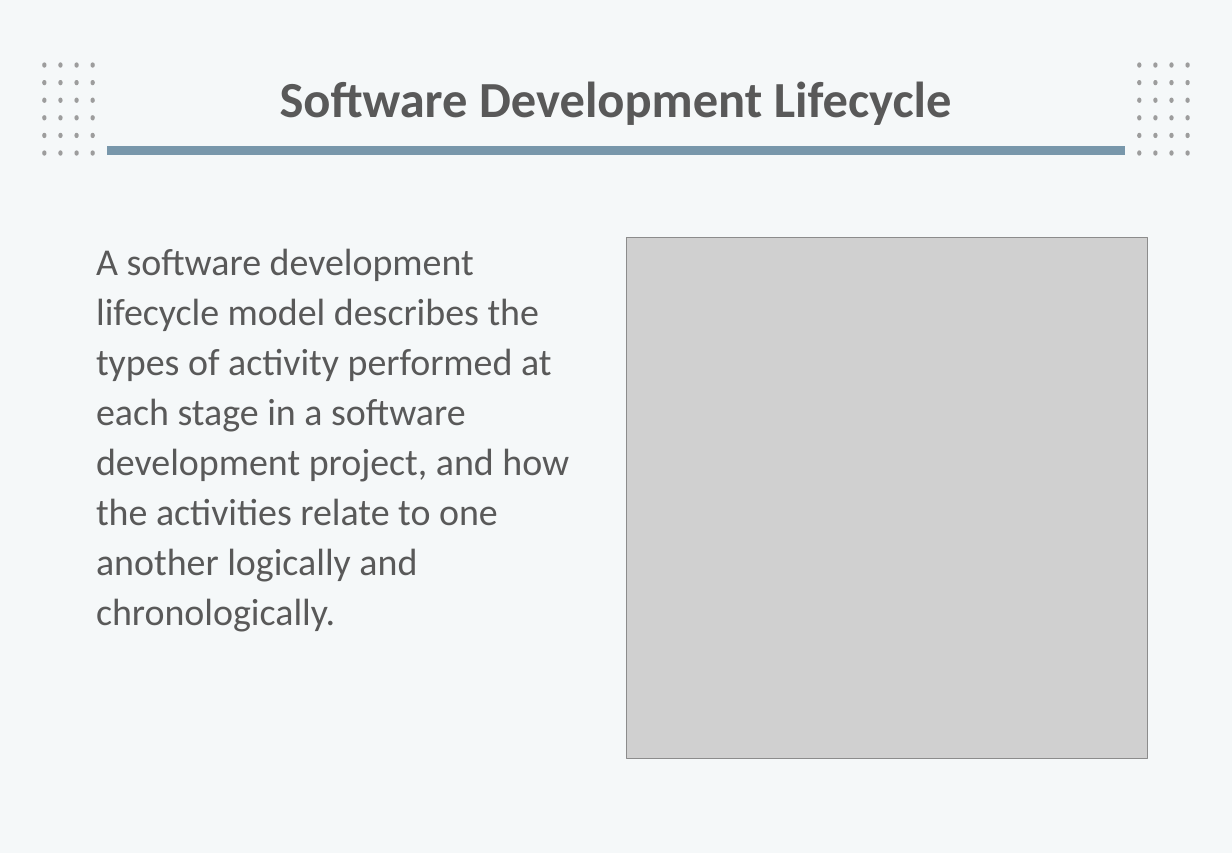
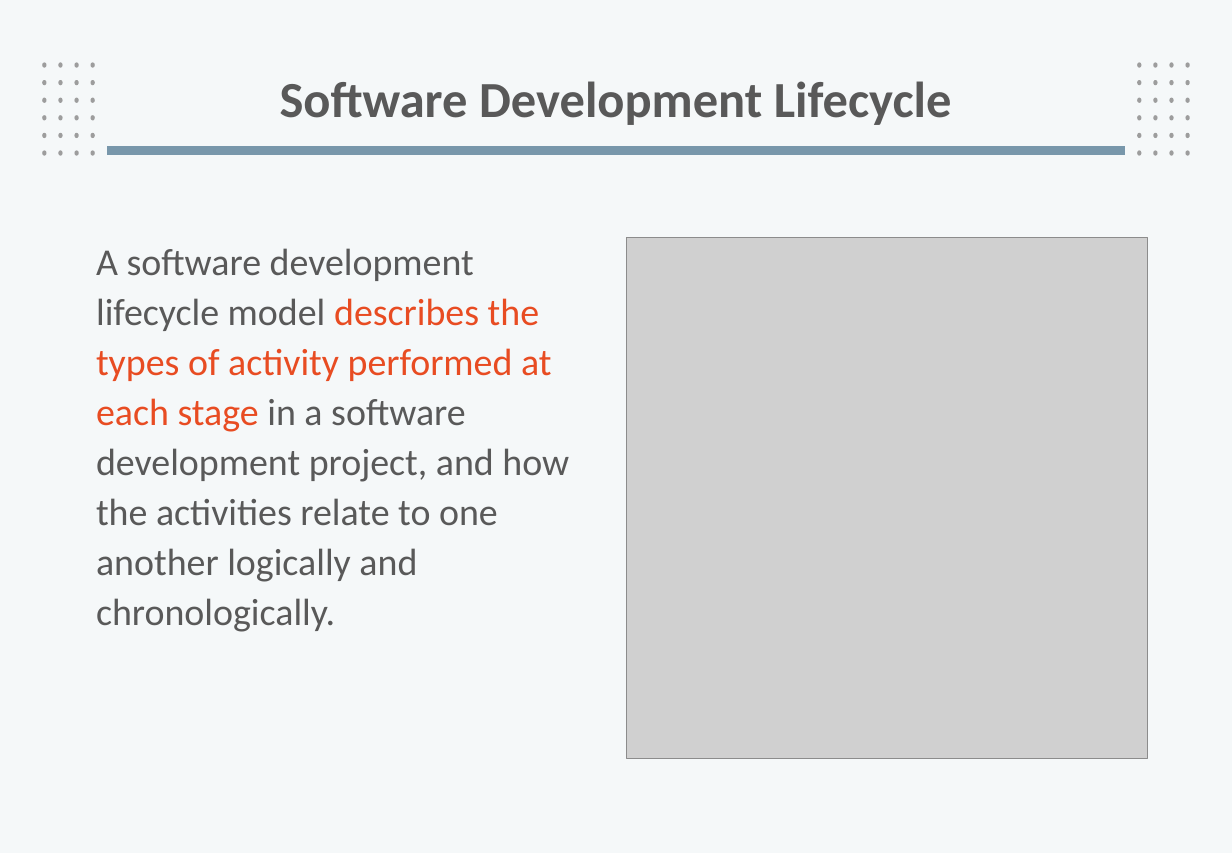
Before and after one commit to PhanManh2003/Specialization, a slide deck: slide 3 of 24_fall/SWT301/Slide 2018/SWT2_tim.pptx. Drawn at 1232x853 pixels with LibreOffice and Linux fonts; fonts in the diff are those of the drawing; grey boxes stand for pictures; background and template pictures are left out. Boxes give left, top, right and bottom in pixels: in the first picture for what was removed or moved away, otherwise in the second. Text is boxed around its words. In the diff, an @@ line names an element or a change of style, - is before the commit and + after.

```diff
--- a/24_fall/SWT301/Slide 2018/SWT2_tim.pptx
+++ b/24_fall/SWT301/Slide 2018/SWT2_tim.pptx
@@ text "A software development lifecycle model ..." at (96, 248, 569, 632): text colour #595959 to #E84C22 in "describes the types of activity performed at ..." @@
```
Also in this commit, not shown: 3 other slides changed, 7 other files.
